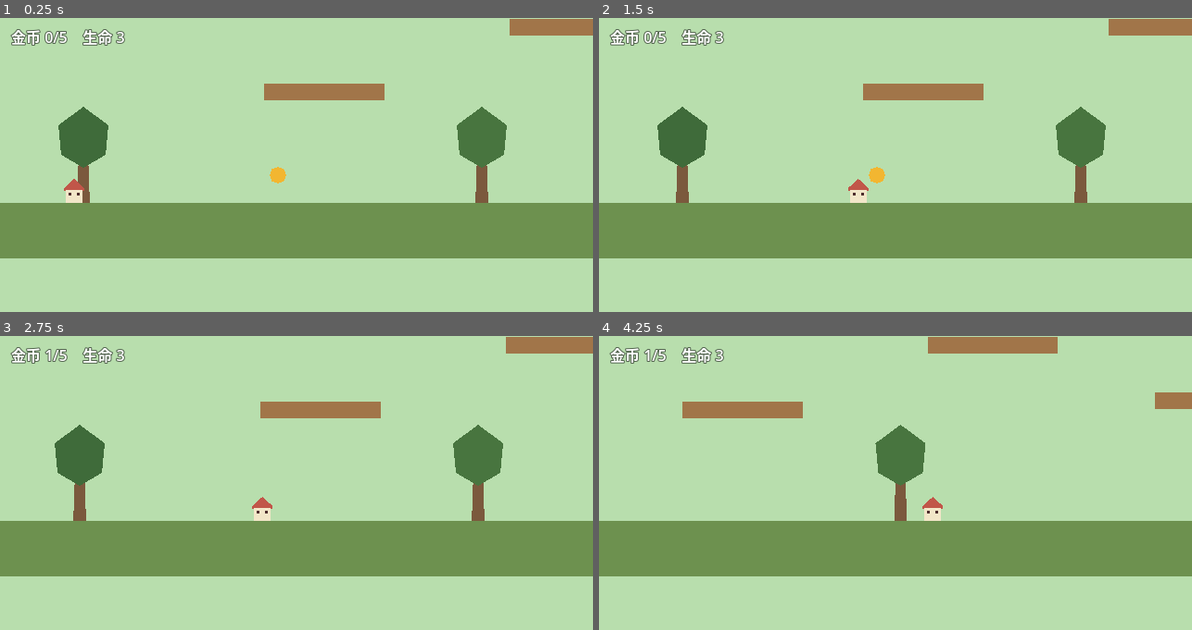
Above: before the commit, frames 1-4 (two rows, left to right).
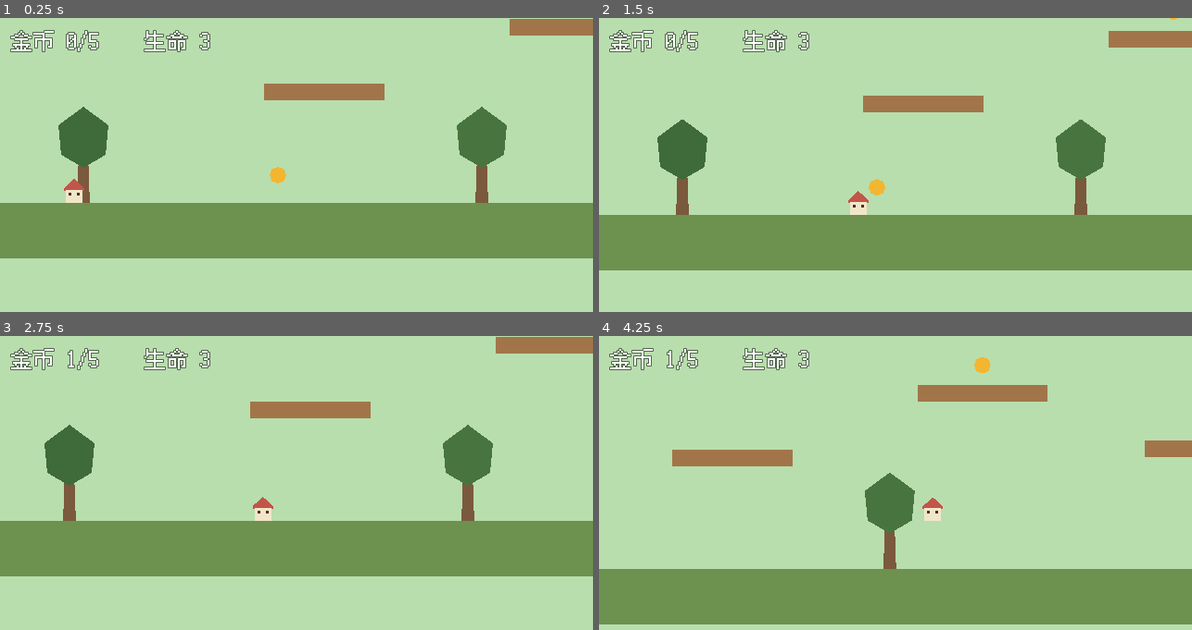
Above: after the commit, the same moments.

Repository: gdchaochao/platformer
Game: Godot game, scene res://scenes/levels/level_1_1.tscn
Same seed, same stepped clock (60 frames per second), same inputs: the game is played once before the commit and once after it.
Inputs:
- Up to frame 1 (0.25 s): no input
- Up to frame 2 (1.5 s): tap Enter at 0.5 s; hold D from 0.53 s (still down); tap Space at 0.77 s
- Up to frame 3 (2.75 s): tap Space at 1.52 s; release D at 2.03 s; hold A from 2.03 s (still down)
- Up to frame 4 (4.25 s): release A at 2.78 s; hold D from 2.78 s (still down); tap Space at 3.02, 3.77 s

The runs differ from the first frame. In frame 1, 1.3% of the frame differs, in the area x 1-36%, y 3-12%; in frame 2, 14%; in frame 3, 3.8%; in frame 4, 42%, in the area x 0-100%, y 0-99%.

Commit message:
fix: 修复跳跃逻辑与 Web 中文乱码
- player.gd: 跳跃缓冲改为边沿触发(按下瞬间置位)。
  原逻辑用'是否在地面'判断导致站在地面按跳跃永远无法起跳
- 内置 Fusion Pixel 开源中文像素字体(OFL)，Label 显式挂字体
  解决 Godot 默认字体无中文导致 HUD 方块乱码
- 经浏览器自动化实测：跳跃/移动/中文渲染均正常

Diff:
--- a/autoload/game.gd
+++ b/autoload/game.gd
@@ -22,6 +22,11 @@
 
 
 func _ready() -> void:
+	# 全局回退字体：开源中文像素字体（Fusion Pixel, OFL）
+	# 解决 Godot 默认字体不含中文导致 HUD/菜单显示方块的问题
+	var pixel_font: Font = load("res://assets/fonts/fusion_pixel.otf")
+	if pixel_font:
+		ThemeDB.fallback_font = pixel_font
 	reset_run()
 
 
--- a/scenes/levels/level_1_1.tscn
+++ b/scenes/levels/level_1_1.tscn
@@ -2,6 +2,7 @@
 
 [ext_resource type="Script" path="res://scenes/levels/level_1_1.gd" id="1_lvl"]
 [ext_resource type="PackedScene" path="res://scenes/player/player.tscn" id="2_player"]
+[ext_resource type="FontFile" path="res://assets/fonts/fusion_pixel.otf" id="3_font"]
 
 [sub_resource type="RectangleShape2D" id="Sh_g1"]
 size = Vector2(1400, 60)
@@ -179,10 +180,11 @@
 offset_top = 8.0
 offset_right = 400.0
 offset_bottom = 32.0
+theme_override_fonts/font = ExtResource("3_font")
 theme_override_colors/font_color = Color(1, 1, 1, 1)
 theme_override_colors/font_outline_color = Color(0, 0, 0, 0.55)
 theme_override_constants/outline_size = 4
-theme_override_font_sizes/font_size = 16
+theme_override_font_sizes/font_size = 24
 text = "金币 0/5    生命 3"
 [node name="WinLabel" type="Label" parent="HUD"]
 visible = false
@@ -190,8 +192,9 @@
 offset_top = 150.0
 offset_right = 520.0
 offset_bottom = 190.0
+theme_override_fonts/font = ExtResource("3_font")
 theme_override_colors/font_color = Color(1, 0.95, 0.8, 1)
 theme_override_colors/font_outline_color = Color(0, 0, 0, 0.65)
 theme_override_constants/outline_size = 6
-theme_override_font_sizes/font_size = 22
+theme_override_font_sizes/font_size = 36
 horizontal_alignment = 1
--- a/scenes/player/player.gd
+++ b/scenes/player/player.gd
@@ -19,6 +19,7 @@
 var _jump_buffer: float = 0.0
 var _coyote: float = 0.0
 var _on_ground_last: bool = false
+var _jump_held_last: bool = false
 
 @onready var _cap: Polygon2D = $Cap
 @onready var _body: Polygon2D = $Body
@@ -38,11 +39,13 @@
 	# 跳跃输入：空格 / W / 上方向
 	var jump_pressed: bool = _down(KEY_SPACE) or _down(KEY_W) or _down(KEY_UP)
 
-	# --- 跳跃缓冲：在空中按下的跳跃键保留一小段时间，落地瞬间自动起跳 ---
-	if jump_pressed and not _on_ground_last:
+	# --- 跳跃缓冲：检测"新按下"（边沿触发）时置位缓冲，落地瞬间自动起跳 ---
+	# 注意：不能用"是否在地面"判断，否则站在地面按跳跃永远无法起跳！
+	if jump_pressed and not _jump_held_last:
 		_jump_buffer = jump_buffer_time
 	else:
 		_jump_buffer = maxf(_jump_buffer - delta, 0.0)
+	_jump_held_last = jump_pressed
 
 	# --- 土狼时间：离开平台边缘后的一小段时间仍允许起跳 ---
 	if is_on_floor():
Not shown, added: assets/fonts/OFL.txt
Binary file added: assets/fonts/fusion_pixel.otf
Not shown, added: assets/fonts/fusion_pixel.otf.import
